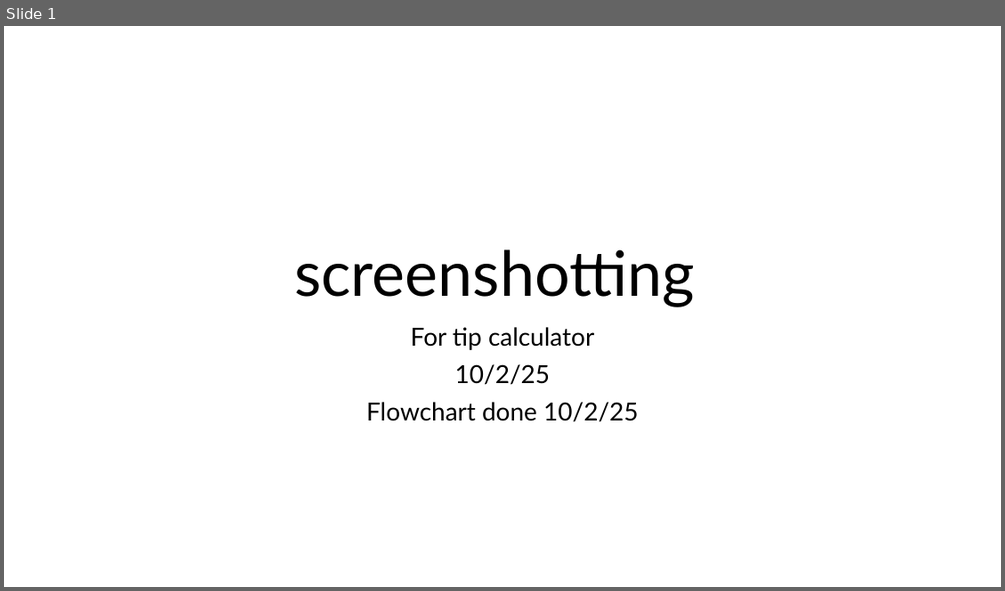
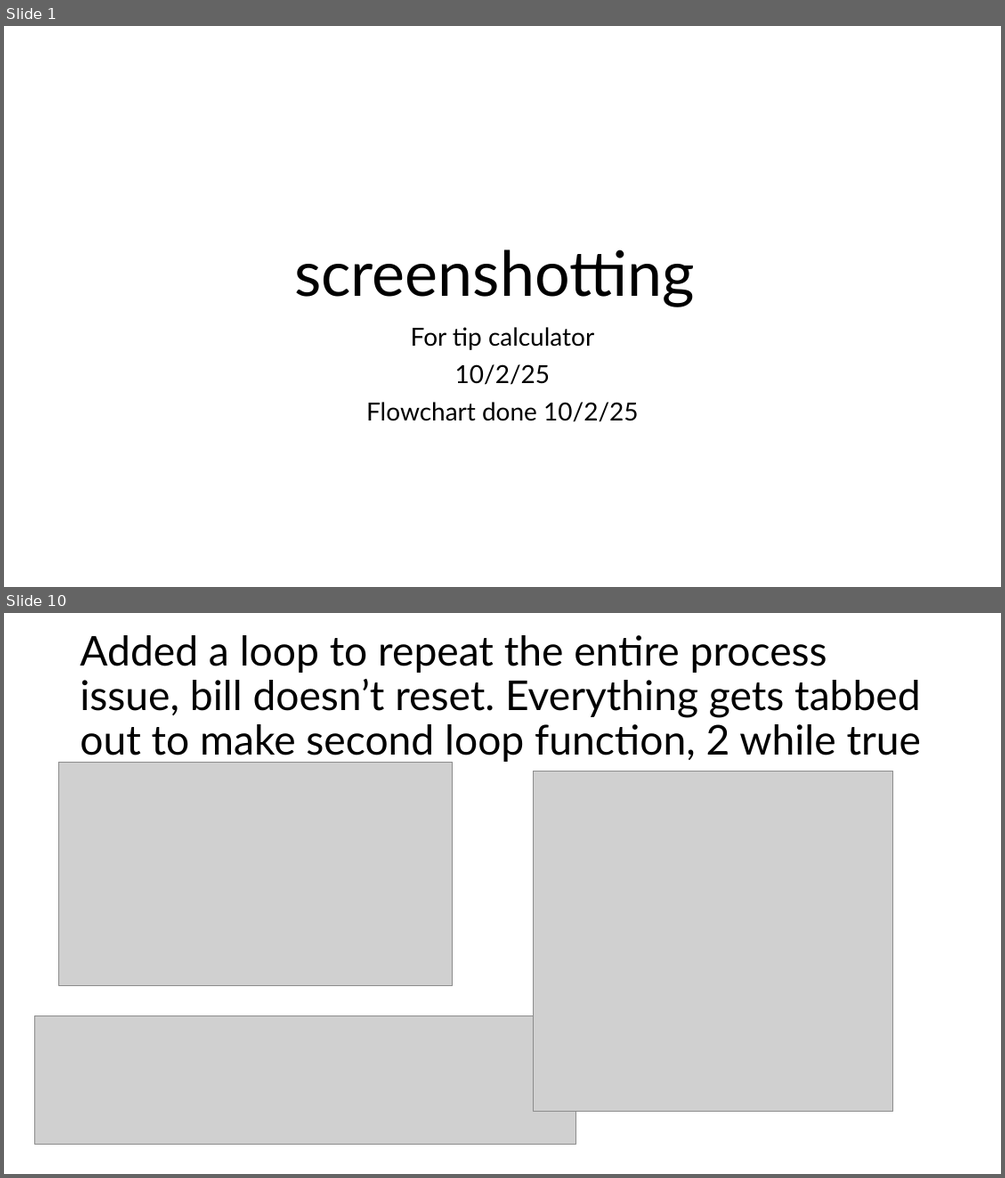
Before and after one commit to PengoPango/403IT_Programming_repos, a slide deck: 403_Programming/assignments/tipcalculatorprogress_screenshots.pptx. Shown one above the other, each under a label of ours: slide 1 before the commit, slides 1 and 10 after it; the slides between them are not shown. The pictures are 1005x591 and 1005x1178 pixels, drawn with LibreOffice and Linux fonts; fonts in the diff are those of the drawing; grey boxes stand for pictures. Boxes give left, top, right and bottom in pixels: in the first picture for what was removed or moved away, otherwise in the second. Text is boxed around its words. In the diff, an @@ line names an element or a change of style, - is before the commit and + after.

```diff
--- a/403_Programming/assignments/tipcalculatorprogress_screenshots.pptx
+++ b/403_Programming/assignments/tipcalculatorprogress_screenshots.pptx
@@ slide 10 added at box(4, 613, 1001, 1174), background #FFFFFF @@
@@ title added at box(80, 635, 921, 763), 39.6 pt, text #000000 @@
+Added a loop to repeat the entire process
+issue, bill doesn’t reset. Everything gets tabbed out to make second loop function, 2 while true
@@ picture added at box(58, 762, 452, 985) @@
@@ picture added at box(534, 771, 893, 1111) @@
@@ picture added at box(34, 1016, 576, 1144) @@
```
Also in this commit, not shown: 16 other slides added, 1 slide removed, 2 other files.
